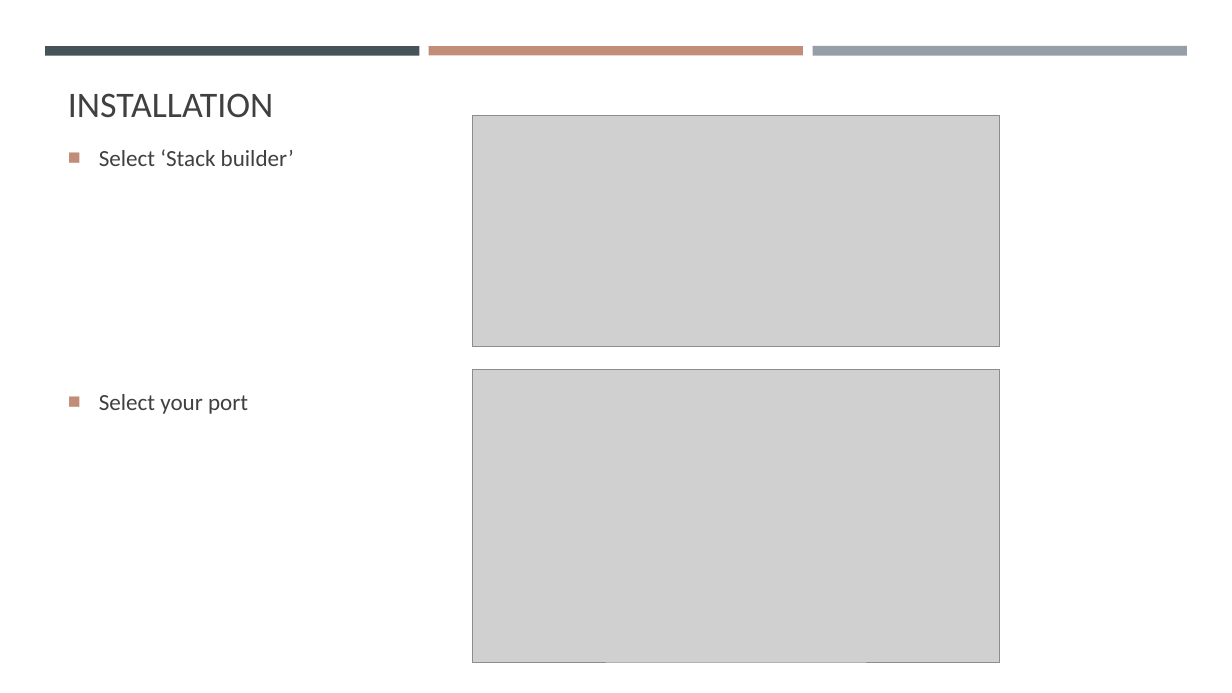
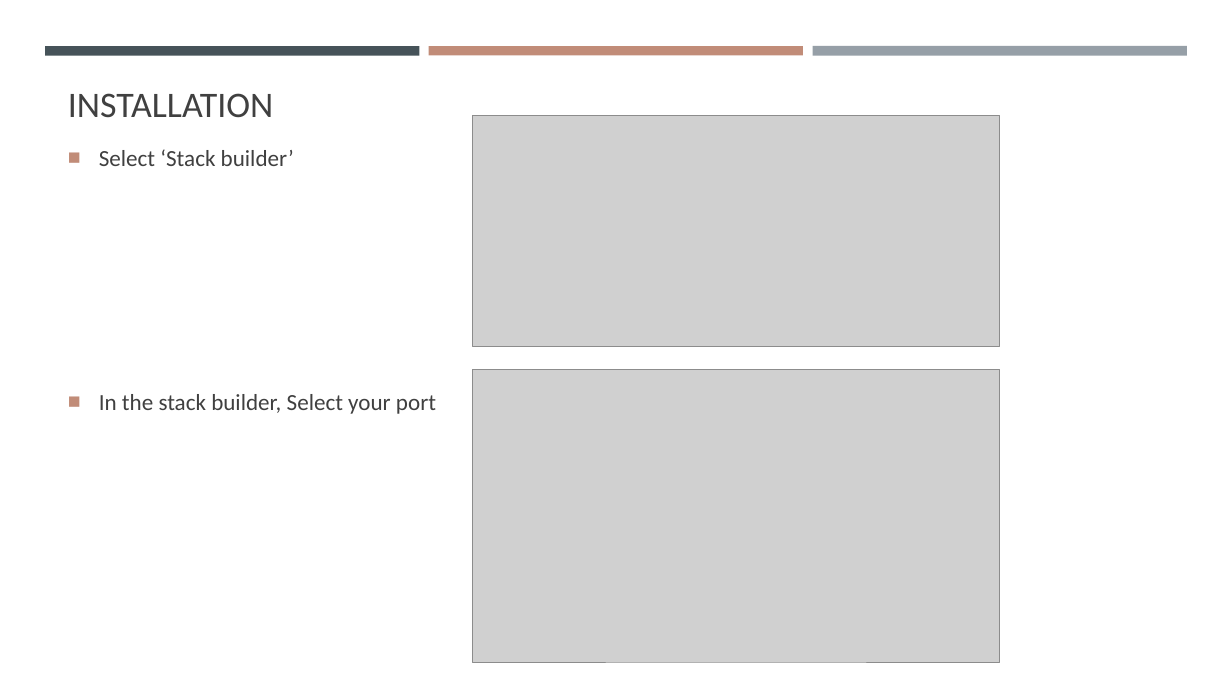
Before and after one commit to gisynw/ssj-376, a slide deck: slide 6 of docs/Lectures/Week02/Week02_SoftwareInstallation.pptx. Drawn at 1232x693 pixels with LibreOffice and Linux fonts; fonts in the diff are those of the drawing; grey boxes stand for pictures. Boxes give left, top, right and bottom in pixels: in the first picture for what was removed or moved away, otherwise in the second. Text is boxed around its words. In the diff, an @@ line names an element or a change of style, - is before the commit and + after.

```diff
--- a/docs/Lectures/Week02/Week02_SoftwareInstallation.pptx
+++ b/docs/Lectures/Week02/Week02_SoftwareInstallation.pptx
@@ text at (x1=99, y1=394, x2=436, y2=414): text changed @@
-■ Select your port
+■ In the stack builder, Select your port
```
Also in this commit, not shown: 5 other slides changed, 6 slides added, 3 slides removed, 1 other file.
